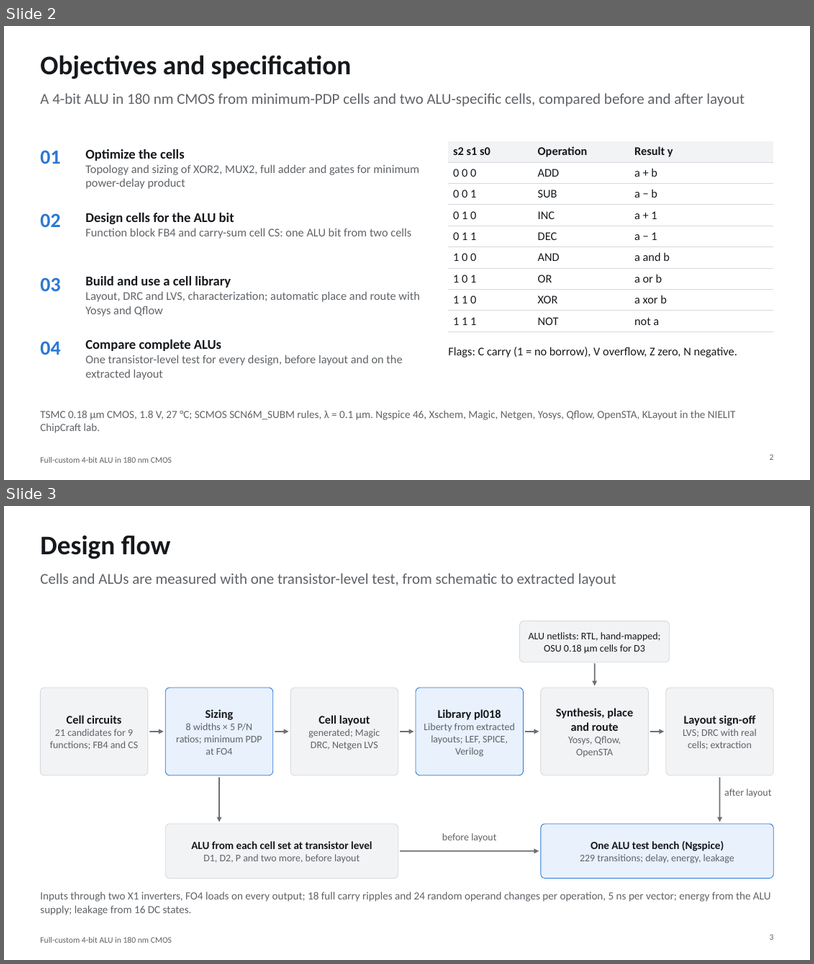
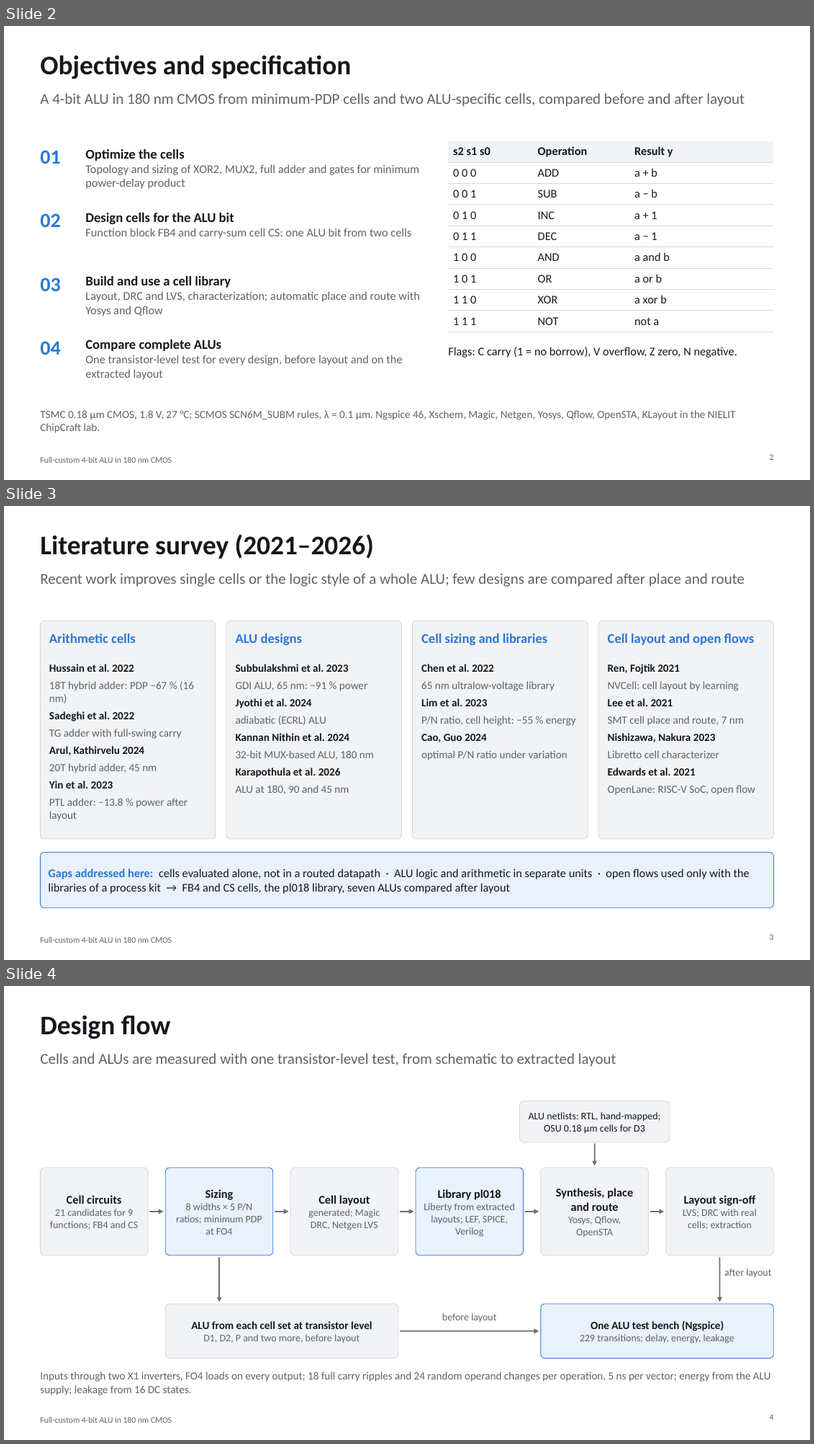
Before and after one commit to manshukgarg/alu-fullcustom-180nm, a slide deck: docs/presentation/ALU4_180nm_presentation.pptx. Shown one above the other, each under a label of ours: slides 2 and 3 before the commit, slides 2, 3 and 4 after it. The pictures are 814x964 and 814x1444 pixels, drawn with LibreOffice and Linux fonts; fonts in the diff are those of the drawing. Boxes give left, top, right and bottom in pixels: in the first picture for what was removed or moved away, otherwise in the second. Text is boxed around its words. In the diff, an @@ line names an element or a change of style, - is before the commit and + after.

```diff
--- a/docs/presentation/ALU4_180nm_presentation.pptx
+++ b/docs/presentation/ALU4_180nm_presentation.pptx
@@ slide 3 added at (4, 506, 810, 960), background #FFFFFF; not listed: 1 template element that a slide beside it also shows @@
@@ title added at (40, 534, 374, 559), 32 pt, text #15181C, bold @@
+Literature survey (2021–2026)
@@ text added at (40, 573, 745, 587), 18 pt, text #5F6368 @@
+Recent work improves single cells or the logic style of a whole ALU; few designs are compared after place and route
@@ rounded rectangle added at (40, 621, 216, 839), fill #F2F3F5, outline #D5D8DD 0.75 pt @@
@@ text added at (49, 633, 136, 643), 16 pt, text #2A78D6, bold @@
+Arithmetic cells
@@ rounded rectangle added at (226, 621, 402, 839), fill #F2F3F5, outline #D5D8DD 0.75 pt @@
@@ text added at (236, 633, 303, 645), 16 pt, text #2A78D6, bold @@
+ALU designs
@@ rounded rectangle added at (413, 621, 589, 839), fill #F2F3F5, outline #D5D8DD 0.75 pt @@
@@ text added at (422, 633, 548, 645), 16 pt, text #2A78D6, bold @@
+Cell sizing and libraries
@@ rounded rectangle added at (599, 621, 774, 839), fill #F2F3F5, outline #D5D8DD 0.75 pt @@
@@ text added at (608, 633, 754, 645), 16 pt, text #2A78D6, bold @@
+Cell layout and open flows
@@ text added at (49, 664, 194, 821), 13 pt, text #5F6368 @@
+Hussain et al. 2022
+18T hybrid adder: PDP −67 % (16 nm)
+Sadeghi et al. 2022
+TG adder with full-swing carry
+Arul, Kathirvelu 2024
+20T hybrid adder, 45 nm
+Yin et al. 2023
+PTL adder: −13.8 % power after layout
@@ text added at (236, 664, 374, 794), 13 pt, text #5F6368 @@
+Subbulakshmi et al. 2023
+GDI ALU, 65 nm: −91 % power
+Jyothi et al. 2024
+adiabatic (ECRL) ALU
+Kannan Nithin et al. 2024
+32-bit MUX-based ALU, 180 nm
+Karapothula et al. 2026
+ALU at 180, 90 and 45 nm
@@ text added at (422, 664, 576, 760), 13 pt, text #5F6368 @@
+Chen et al. 2022
+65 nm ultralow-voltage library
+Lim et al. 2023
+P/N ratio, cell height: −55 % energy
+Cao, Guo 2024
+optimal P/N ratio under variation
@@ text added at (608, 664, 756, 795), 13 pt, text #5F6368 @@
+Ren, Fojtik 2021
+NVCell: cell layout by learning
+Lee et al. 2021
+SMT cell place and route, 7 nm
+Nishizawa, Nakura 2023
+Libretto cell characterizer
+Edwards et al. 2021
+OpenLane: RISC-V SoC, open flow
@@ rounded rectangle added at (40, 852, 774, 908), fill #E8F1FC, outline #2A78D6 0.75 pt, 14 pt, text #15181C @@
+Gaps addressed here: cells evaluated alone, not in a routed datapath · ALU logic and arithmetic in separate units · open flows used only with the libraries of a process kit → FB4 and CS cells, the pl018 library, seven ALUs compared after layout
@@ page number added at (770, 934, 774, 939), 10 pt, text #5F6368 @@
+3
@@ what was slide 3 is now slide 4 @@
@@ page number at (770, 1414, 774, 1419): text changed @@
-3
+4
```
Also in this commit, not shown: 3 slides changed, 1 other slide added, 29 other files.
